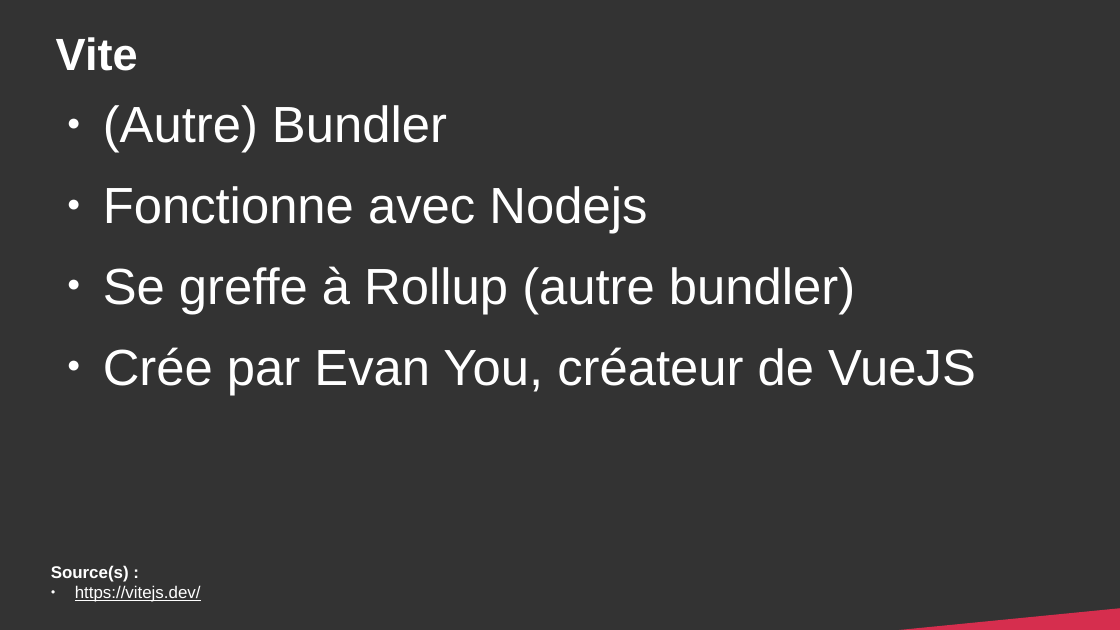
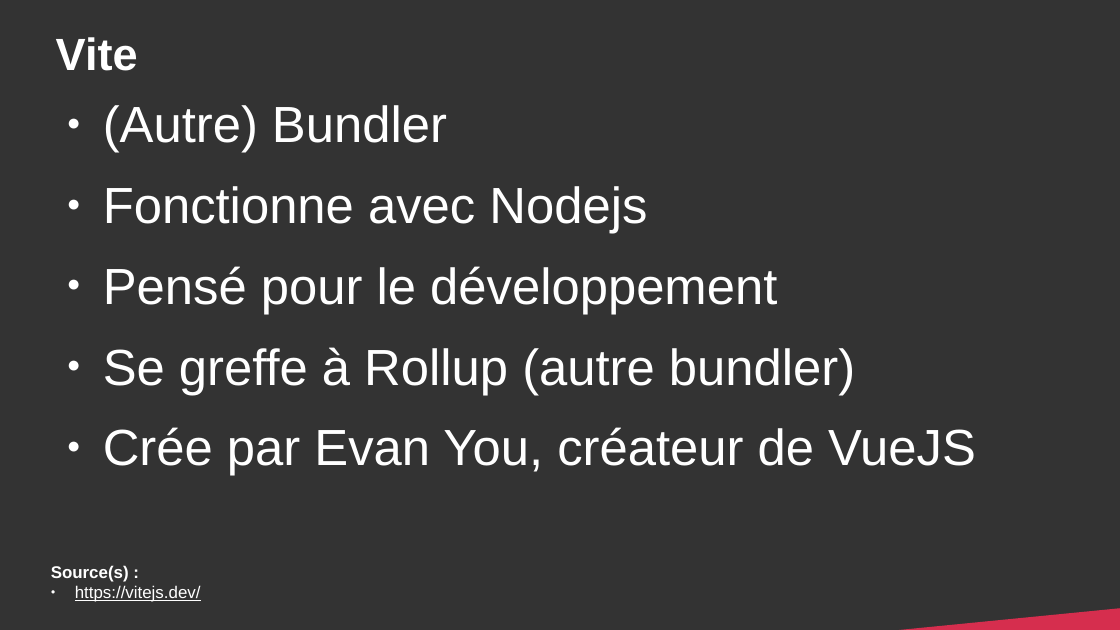
Before and after one commit to DanYellow/cours, a slide deck: slide 13 of developpement-front-s5/travaux-pratiques/numero-4/presentation.odp. Drawn at 1120x630 pixels with LibreOffice and Linux fonts; fonts in the diff are those of the drawing. Boxes give left, top, right and bottom in pixels: in the first picture for what was removed or moved away, otherwise in the second. Text is boxed around its words. In the diff, an @@ line names an element or a change of style, - is before the commit and + after.

Commit message:
developpement-front-s5 - Update TP#4 add mention for dev only for vite

```diff
--- a/developpement-front-s5/travaux-pratiques/numero-4/presentation.odp
+++ b/developpement-front-s5/travaux-pratiques/numero-4/presentation.odp
@@ text at (x1=103, y1=266, x2=777, y2=314): paragraph added @@
+● Pensé pour le développement
```
Also in this commit, not shown: 1 other file.
